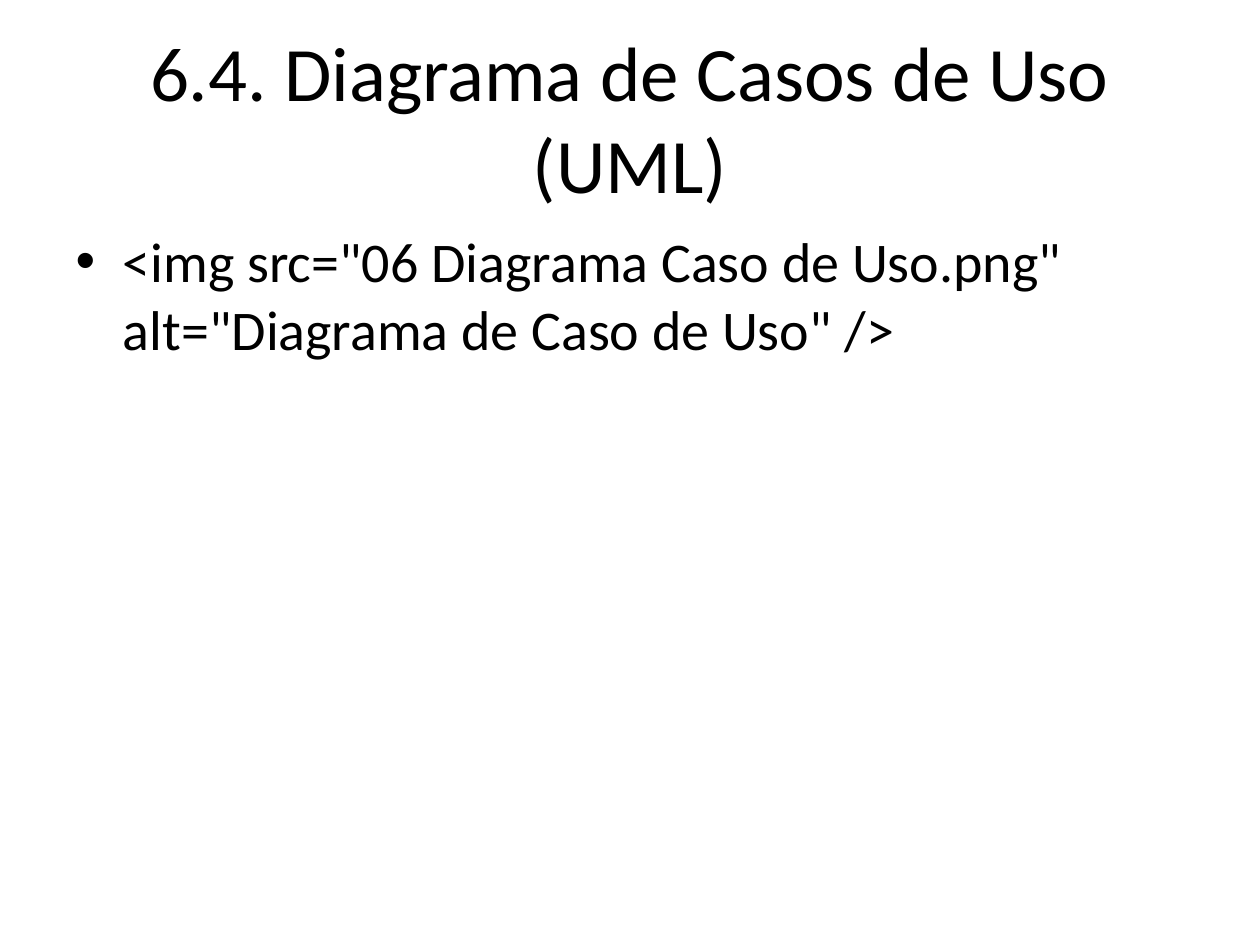
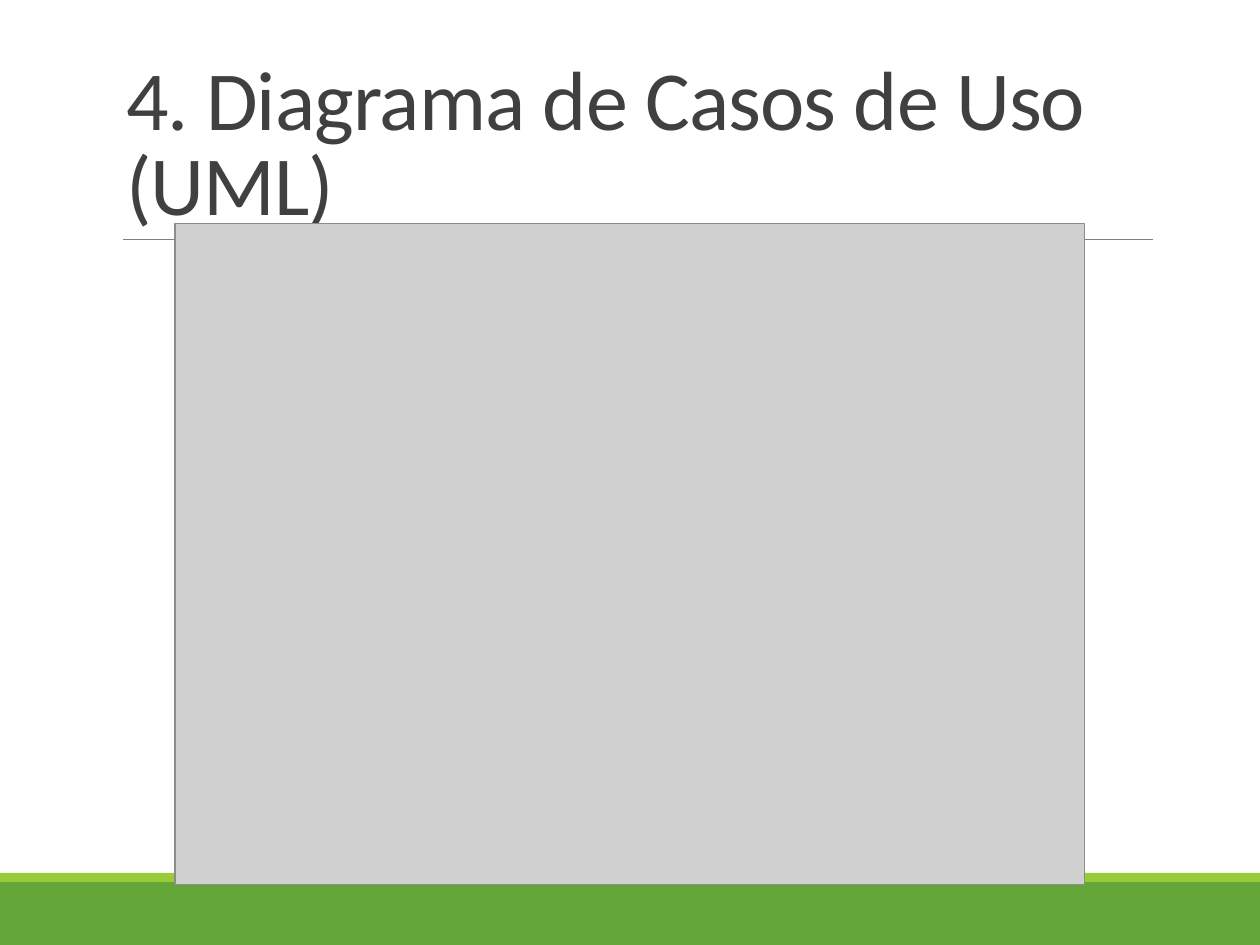
Before and after one commit to profAndreSouza/Material, a slide deck: slide 7 of Engenharia de Software/06 Modelagem de Casos de Uso.pptx (slide 10 before the commit). Drawn at 1260x945 pixels with LibreOffice and Linux fonts; fonts in the diff are those of the drawing; grey boxes stand for pictures. Boxes give left, top, right and bottom in pixels: in the first picture for what was removed or moved away, otherwise in the second. Text is boxed around its words. In the diff, an @@ line names an element or a change of style, - is before the commit and + after.

```diff
--- a/Engenharia de Software/06 Modelagem de Casos de Uso.pptx
+++ b/Engenharia de Software/06 Modelagem de Casos de Uso.pptx
@@ title "4. Diagrama de Casos de ..." at (126, 71, 1085, 235): vertical alignment middle to bottom @@
@@ title at (126, 71, 1085, 235): text changed; size 44 to 48 pt; text colour #000000 to #404040 @@
-6.4. Diagrama de Casos de Uso (UML)
+4. Diagrama de Casos de Uso (UML)
@@ line added from (123, 239) to (1153, 239), #808080 0.5 pt @@
@@ picture added at (175, 223, 1085, 885) @@
@@ text removed at (123, 243, 1061, 360) @@
-• <img src="06 Diagrama Caso de Uso.png" alt="Diagrama de Caso de Uso" />
@@ rectangle added at (0, 882, 1260, 945), fill #63A537 @@
@@ rectangle added at (0, 873, 1260, 882), fill #99CB38 @@
```
Also in this commit, not shown: 8 other slides changed, 2 slides added, 24 slides removed.
